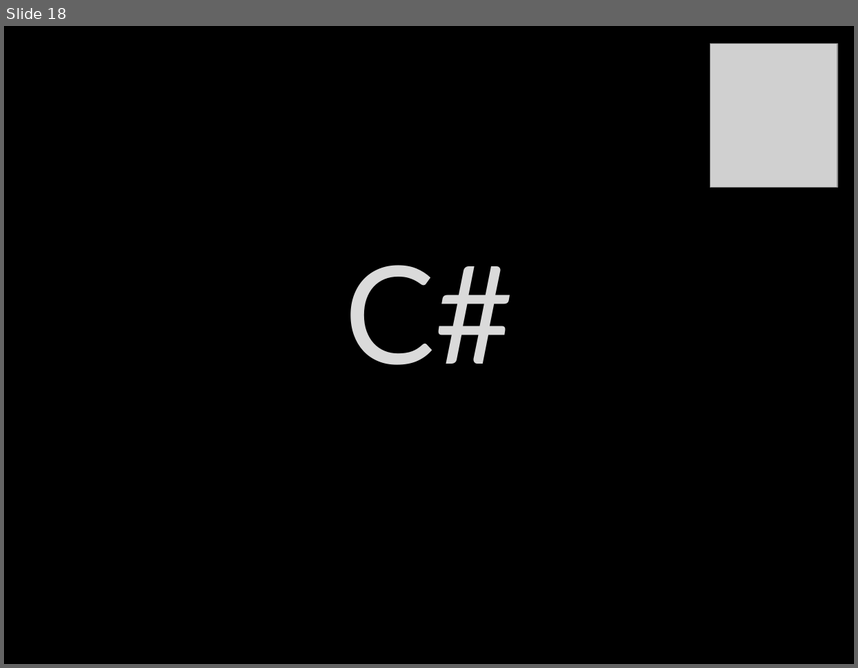
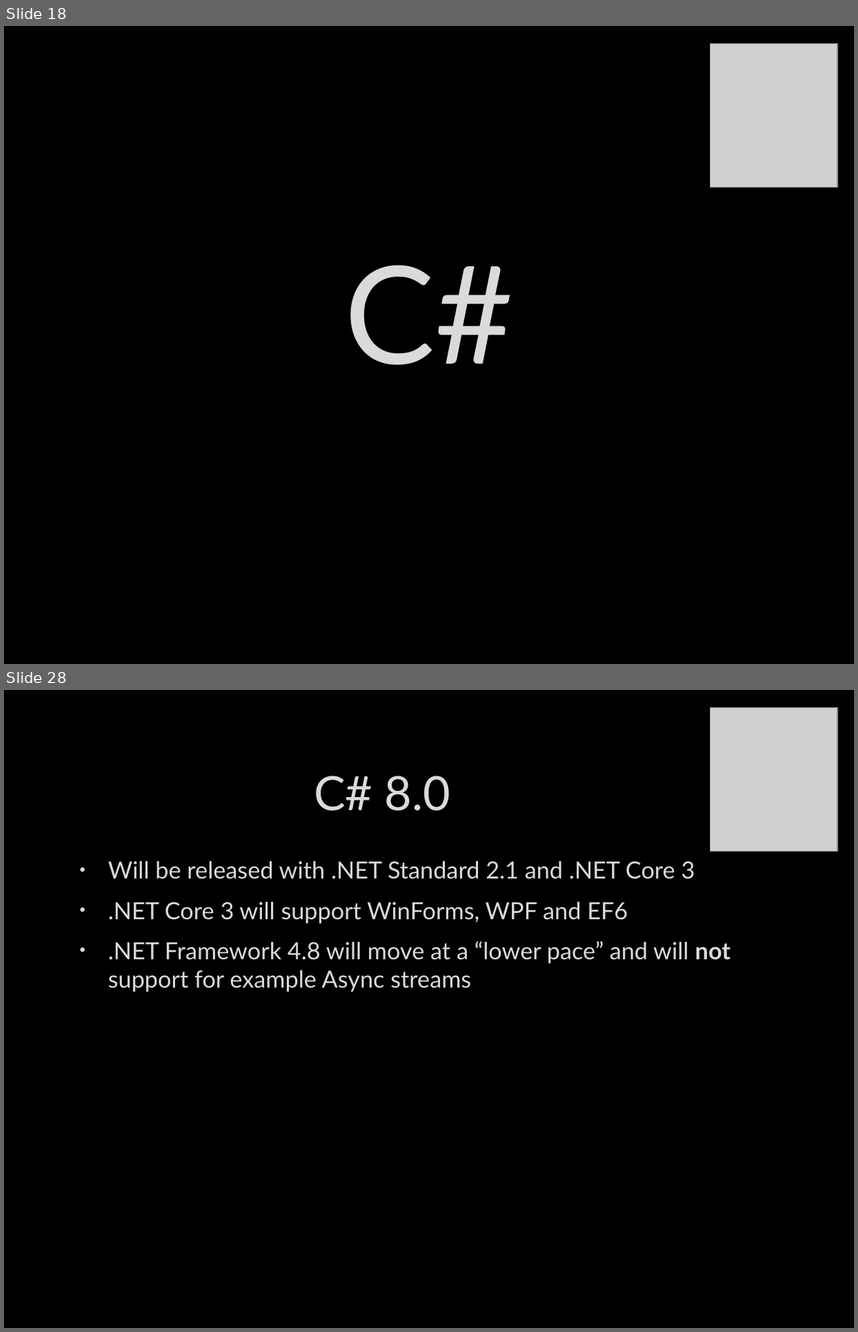
Before and after one commit to itenium-be/CSharp-JavaScript-New-Features, a slide deck: Slides.pptx. Shown one above the other, each under a label of ours: slide 18 before the commit, slides 18 and 28 after it; the slides between them are not shown. The pictures are 858x668 and 858x1332 pixels, drawn with LibreOffice and Linux fonts; fonts in the diff are those of the drawing; grey boxes stand for pictures; background and template pictures are left out. Boxes give left, top, right and bottom in pixels: in the first picture for what was removed or moved away, otherwise in the second. Text is boxed around its words. In the diff, an @@ line names an element or a change of style, - is before the commit and + after.

```diff
--- a/Slides.pptx
+++ b/Slides.pptx
@@ slide 28 added at (4,690,854,1328), background picture (left out) @@
@@ picture added at (711,708,838,851) @@
@@ title added at (314,776,450,811), 40 pt, text #DADADA @@
+C# 8.0
@@ text added at (108,860,731,992), 20 pt, text #DADADA @@
+• Will be released with .NET Standard 2.1 and .NET Core 3
+• .NET Core 3 will support WinForms, WPF and EF6
+• .NET Framework 4.8 will move at a “lower pace” and will not support for example Async streams
```
Also in this commit, not shown: 2 slides changed, 15 other slides added, 2 slides removed, 4 other files.
